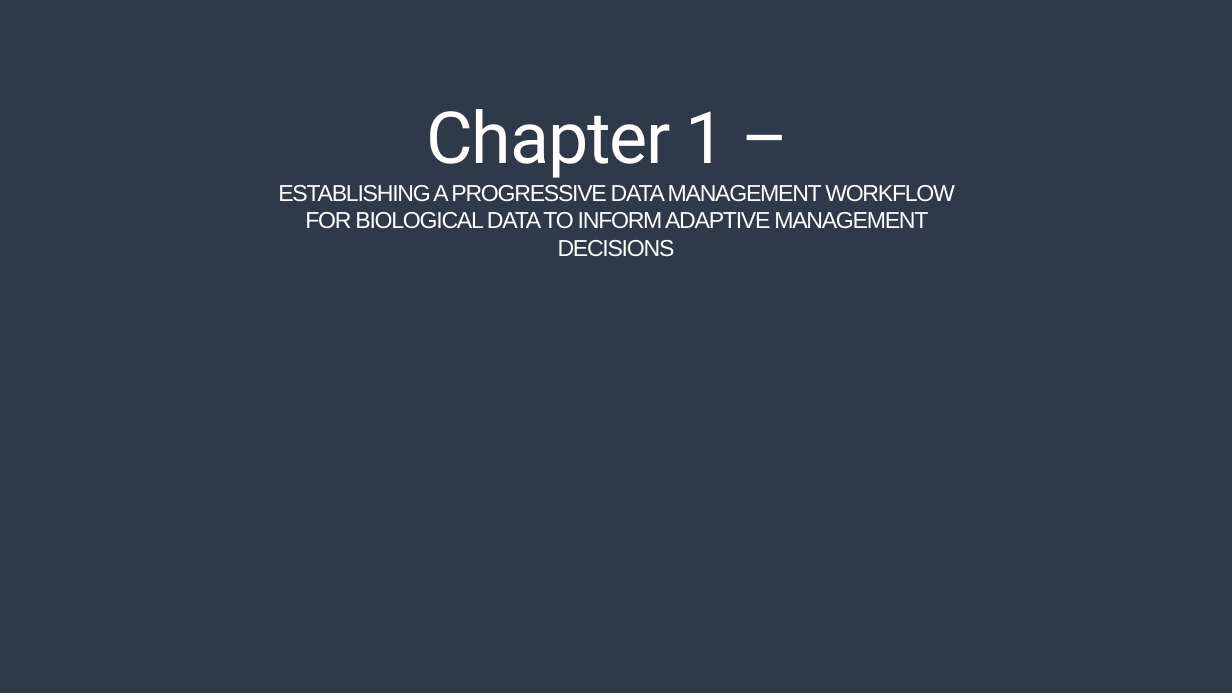
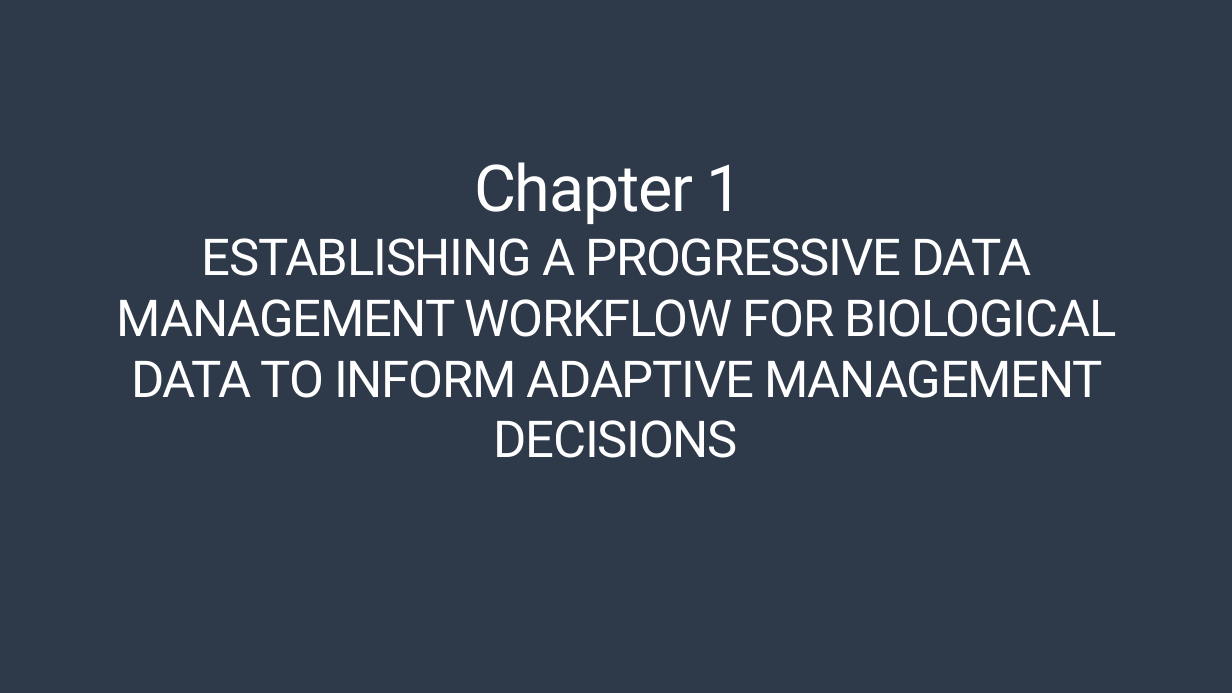
Before and after one commit to melimore86/graduate_courses, a slide deck: slide 2 of graduate_research/defense_moreno.pptx. Drawn at 1232x693 pixels with LibreOffice and Linux fonts; fonts in the diff are those of the drawing. Boxes give left, top, right and bottom in pixels: in the first picture for what was removed or moved away, otherwise in the second. Text is boxed around its words. In the diff, an @@ line names an element or a change of style, - is before the commit and + after.

```diff
--- a/graduate_research/defense_moreno.pptx
+++ b/graduate_research/defense_moreno.pptx
@@ title at [117,162,1117,458]: text changed; size 18 to 39.6 pt; font Arial to Roboto @@
-Chapter 1 –
-ESTABLISHING A PROGRESSIVE DATA MANAGEMENT WORKFLOW FOR BIOLOGICAL DATA TO INFORM ADAPTIVE MANAGEMENT DECISIONS
+Chapter 1
+ESTABLISHING A PROGRESSIVE DATA MANAGEMENT WORKFLOW FOR BIOLOGICAL DATA TO INFORM ADAPTIVE MANAGEMENT DECISIONS
```
Also in this commit, not shown: 5 other slides changed, 17 slides added, 14 slides removed, 2 other files.
